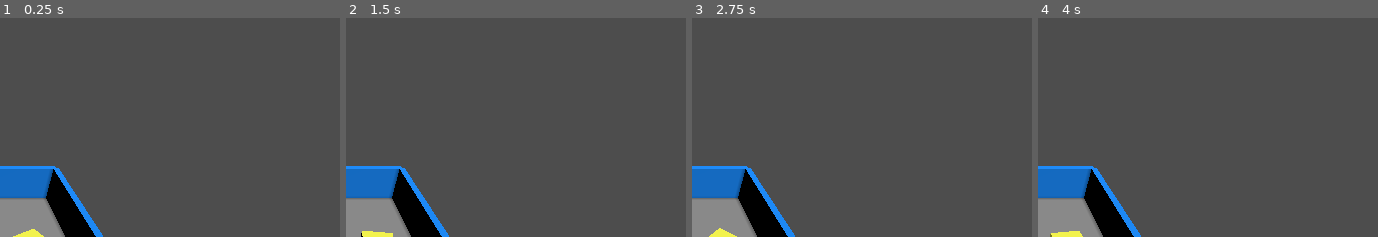
Above: before the commit, frames 1-4 (left to right).
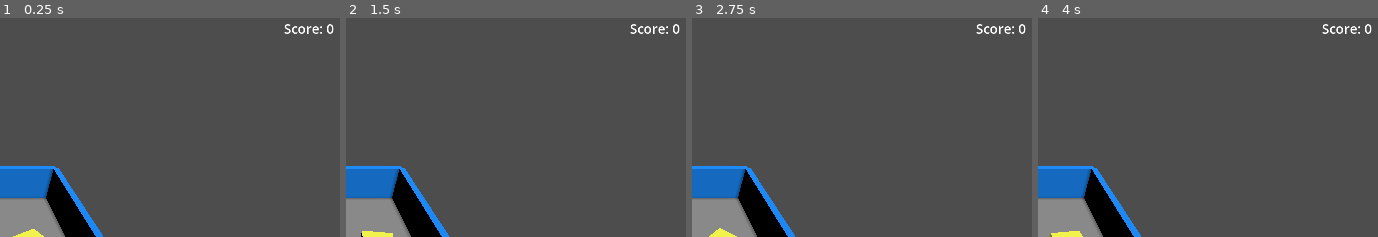
Above: after the commit, the same moments.

Repository: Zehua-Chen/roll-a-ball
Game: Godot game, scene res://main.tscn
The game is run twice, just before and just after one commit, with the same random seed, the same clock (stepped at 60 frames per second) and the same inputs.
Inputs:
- Up to frame 1 (0.25 s): no input
- Up to frame 2 (1.5 s): hold D (player_move_rightward) 0.53-1.28 s; hold S (player_move_backward) from 1.28 s (still down)
- Up to frame 3 (2.75 s): release S (player_move_backward) at 2.03 s; hold D (player_move_rightward) from 2.03 s (still down)
- Up to frame 4 (4 s): release D (player_move_rightward) at 2.78 s; hold W (player_move_forward) 2.78-3.53 s; hold A (player_move_leftward) from 3.53 s (still down)
The pictures show only the part of the screen within x 50-100%, y 0-50%; the shares and areas given below are measured in that part.

The runs differ from the first frame. In frame 1, 0.3% of the frame differs, in the area x 83-99%, y 2-8%; in frame 2, 0.3%; in frame 3, 0.3%; in frame 4, 0.3%.

Commit message:
[feat] Add score counter

Diff:
--- a/godot/Player.gd
+++ b/godot/Player.gd
@@ -2,16 +2,16 @@
 extends RigidBody3D
 
 @export var speed = 3.0
-var score = 0
+var score = 0:
+	get:
+		return score
+	set(value):
+		$Label.text = "Score: %s" % value
+		score = value
 
 # Called when the node enters the scene tree for the first time.
 func _ready():
-	pass # Replace with function body.
-
-
-# Called every frame. 'delta' is the elapsed time since the previous frame.
-func _process(delta):
-	pass
+	score = 0
 
 func _input(event):
 	if event.is_action("player_move_forward"):
--- a/godot/Player.tscn
+++ b/godot/Player.tscn
@@ -6,6 +6,9 @@
 
 [sub_resource type="SphereShape3D" id="SphereShape3D_rud0o"]
 radius = 0.1
+
+[sub_resource type="LabelSettings" id="LabelSettings_1qamg"]
+font_size = 32
 
 [node name="Player" type="RigidBody3D"]
 transform = Transform3D(1, 0, 0, 0, 1, 0, 0, 0, 1, 0, 0.212108, 0)
@@ -21,4 +24,16 @@
 [node name="CollisionShape3D" type="CollisionShape3D" parent="."]
 shape = SubResource("SphereShape3D_rud0o")
 
+[node name="Label" type="Label" parent="."]
+anchors_preset = 1
+anchor_left = 1.0
+anchor_right = 1.0
+offset_left = -86.0
+offset_top = 15.0
+offset_right = -21.0
+offset_bottom = 63.0
+grow_horizontal = 0
+text = "Test"
+label_settings = SubResource("LabelSettings_1qamg")
+
 [connection signal="body_entered" from="." to="." method="_on_body_entered"]
Not shown: 1 places in godot/Player.tscn that only renumber resources
